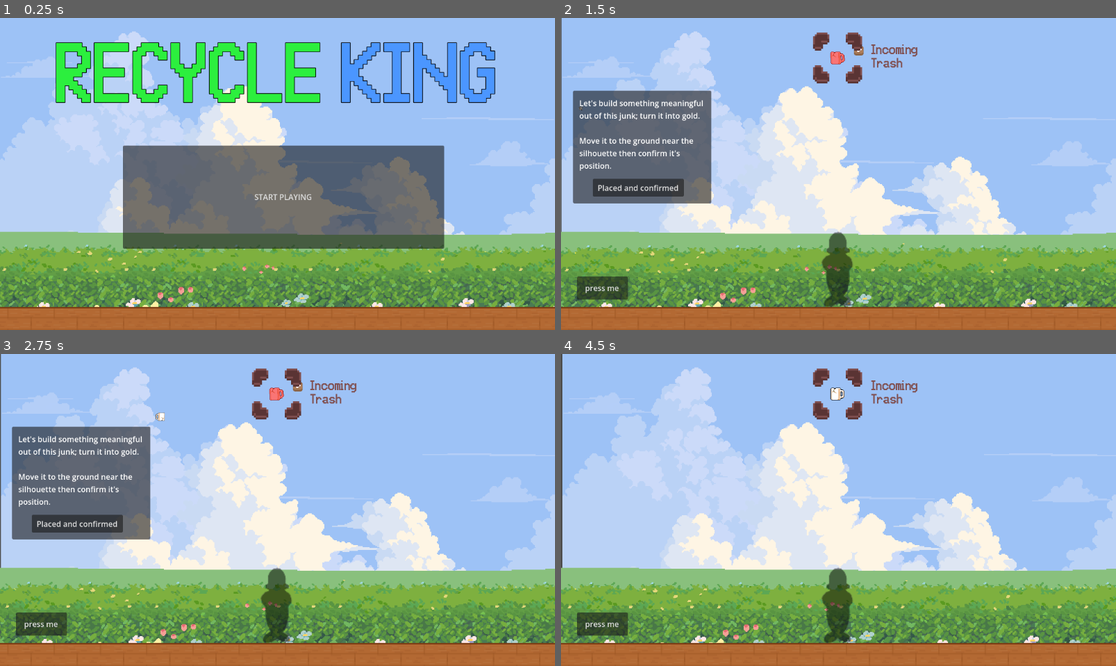
Above: before the commit, frames 1-4 (two rows, left to right).
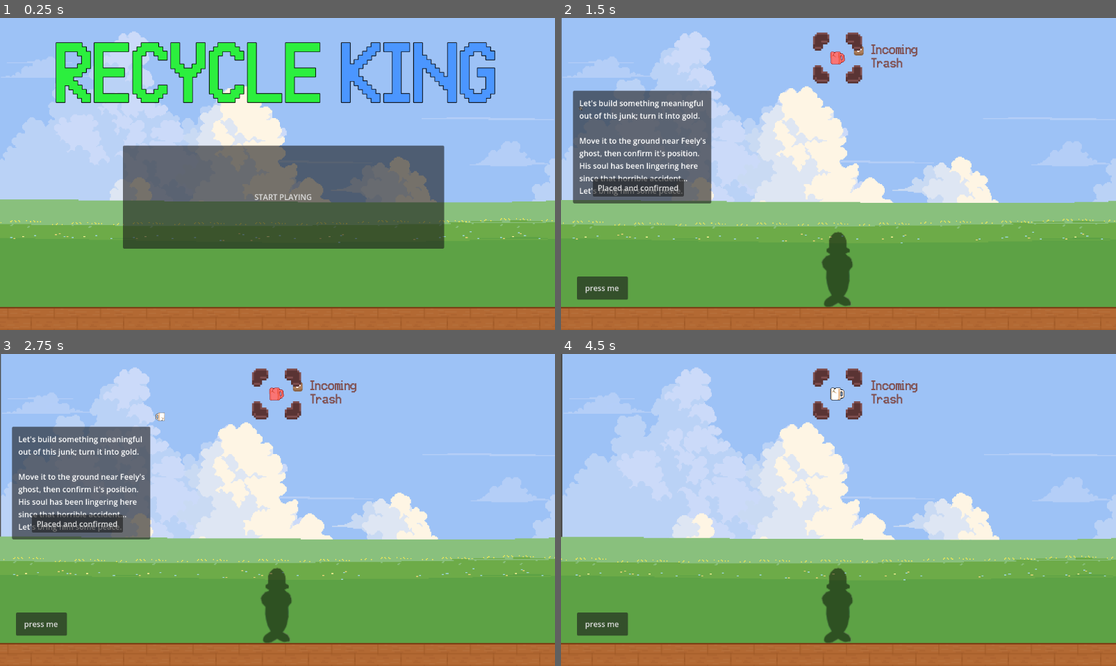
Above: after the commit, the same moments.

Repository: funkymonkeysgames/lame-jam-59
Game: Godot game, scene res://Scenes/main.tscn
Same seed, same stepped clock (60 frames per second), same inputs: the game is played once before the commit and once after it.
Inputs (mouse positions are in pixels of both pictures, inside the frame that each line leads up to):
- Up to frame 1 (0.25 s): no input
- Up to frame 2 (1.5 s): click "START PLAYING" at 0.5 s; click (838, 58) at 1.25 s
- Up to frame 3 (2.75 s): click (299, 385) at 2 s
- Up to frame 4 (4.5 s): click "Placed and confirmed" at 2.75 s; click "press me" at 3.5 s; click "Replay" at 4.25 s

The runs differ from the first frame. In frame 1, 23% of the frame differs, in the area x 0-100%, y 58-93%; in frame 2, 26%, in the area x 0-100%, y 38-93%; in frame 3, 26%; in frame 4, 25%.
Error in both runs: Invalid access to property or key 'neighbour_area2d' on a base object of type 'previously freed'. (res://Scripts/neighbour_manager.gd:21)

Commit message:
tutorial text update

Diff:
--- a/Scenes/main.tscn
+++ b/Scenes/main.tscn
@@ -453,7 +453,7 @@
 position = Vector2(577, 295)
 scale = Vector2(2.05, 2.05)
 sprite_frames = SubResource("SpriteFrames_6bp64")
-animation = &"grass2"
+animation = &"grass1"
 script = ExtResource("11_6iyac")
 anim_timer = NodePath("../Timer")
 
@@ -640,7 +640,7 @@
 offset_bottom = 141.0
 text = "Let's build something meaningful out of this junk; turn it into gold.
 
-Move it to the ground near the silhouette then confirm it's position."
+Move it to the ground near Feely's ghost, then confirm it's position. His soul has been lingering here since that horrible accident... Let's bring him some peace."
 autowrap_mode = 2
 
 [node name="Button" type="Button" parent="Tutorial UI/Tutorial2" unique_id=2079852270]
